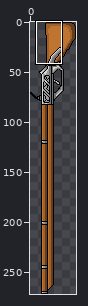
A sprite sheet gets an edit: Assets/Sprites/Mateu jogar/itens coletaveis/rifle.png. The first picture is a wide view before the edit; the outline marks the close-up.
Close-up. Before the commit:
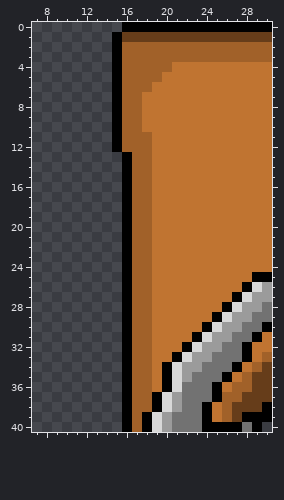
The file is 46x272 pixels. Pixels under 10% opacity are left out. Shown: x 7..30, y 0..40. The commit also changed other parts of the picture, which this record leaves out.
The result:
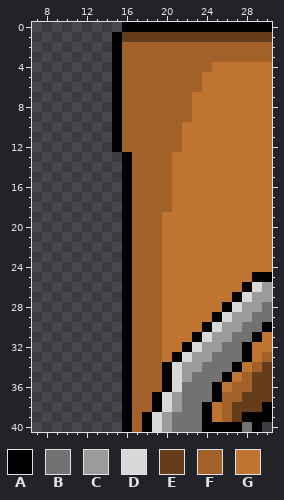
Palette (. is transparent): A #000000  B #727272  C #9b9b9b  D #d8d8d8  E #663d1a  F #a16129  G #c07431
Change:
y 4: x 21..24 GGGG -> FFFF
y 5: x 20..23 GGGG -> FFFF
y 6: x 19..23 GGGGG -> FFFFF
y 7..9: x 18..22 GGGGG -> FFFFF
y 10: x 18..21 GGGG -> FFFF
y 11..12: x 19..21 GGG -> FFF
y 13..18: x 19..20 GG -> FF
y 19..36: x 19 G -> F
Pixel boxes of the changes (left, top, right, bottom) in both close-ups:
changed: (142, 62, 212, 392)
